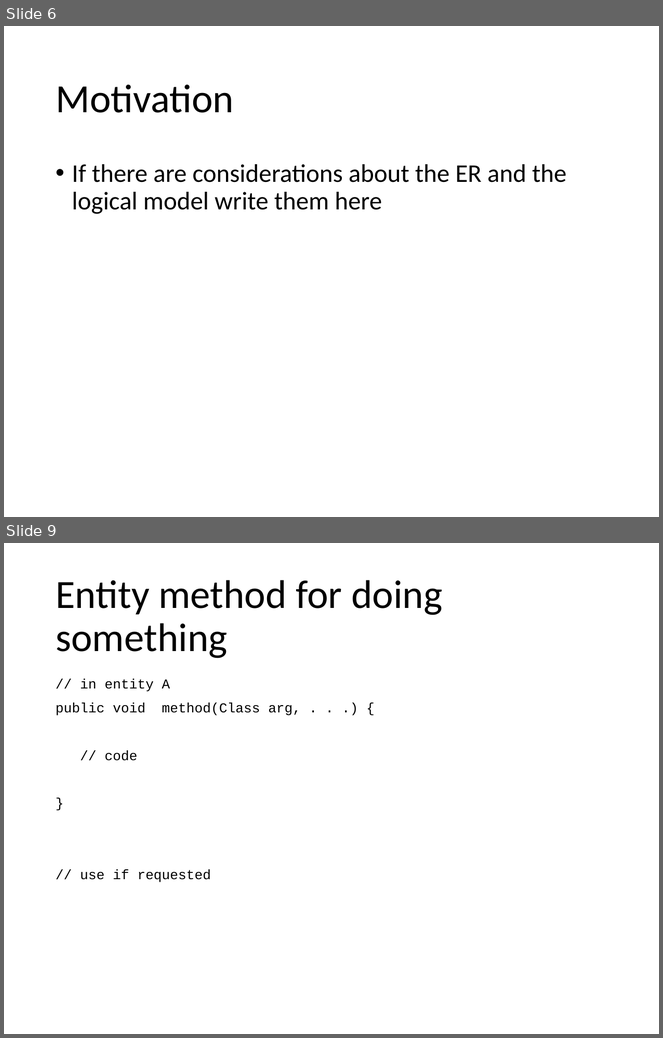
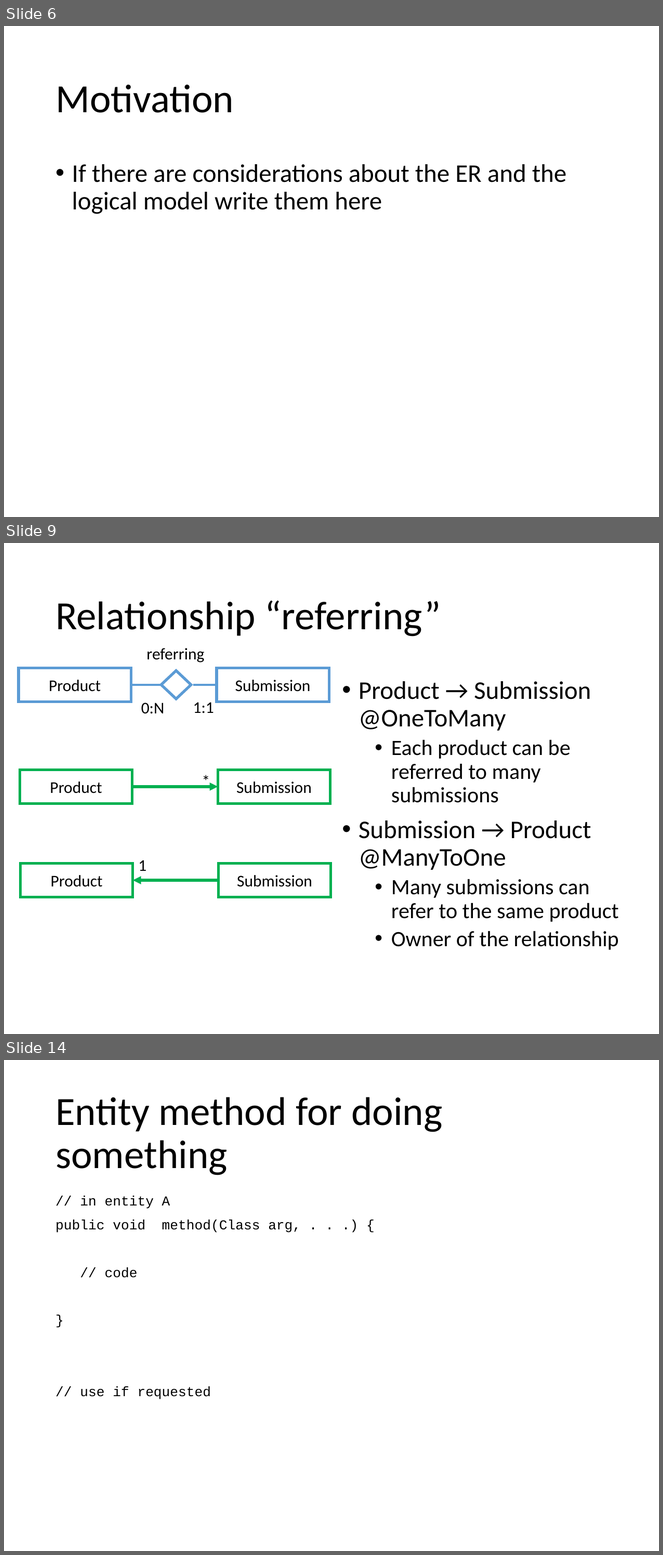
Before and after one commit to Danielededo/Gamified-marketing-application-DB2, a slide deck: Documentation/Presentation.pptx. Shown one above the other, each under a label of ours: slides 6 and 9 before the commit, slides 6, 9 and 14 after it; the slides between them are not shown. The pictures are 663x1038 and 663x1555 pixels, drawn with LibreOffice and Linux fonts; fonts in the diff are those of the drawing. Boxes give left, top, right and bottom in pixels: in the first picture for what was removed or moved away, otherwise in the second. Text is boxed around its words. In the diff, an @@ line names an element or a change of style, - is before the commit and + after.

```diff
--- a/Documentation/Presentation.pptx
+++ b/Documentation/Presentation.pptx
@@ slide 9 added at <box>4,543,659,1034</box>, background #FFFFFF @@
@@ title added at <box>55,600,441,637</box>, 44 pt, text #000000 @@
+Relationship “referring”
@@ text added at <box>146,648,204,663</box>, 18 pt, text #000000 @@
+referring
@@ rectangle added at <box>19,668,131,702</box>, fill #FFFFFF, outline #5B9BD5 3 pt, 18 pt, text #000000 @@
+Product
@@ diamond added at <box>161,671,191,700</box>, fill #FFFFFF, outline #5B9BD5 3 pt @@
@@ rectangle added at <box>217,668,330,702</box>, fill #FFFFFF, outline #5B9BD5 3 pt, 18 pt, text #000000 @@
+Submission
@@ text added at <box>359,681,619,950</box>, 24 pt, text #000000 @@
+• Product → Submission @OneToMany
+  • Each product can be referred to many submissions
+• Submission → Product @ManyToOne
+  • Many submissions can refer to the same product
+  • Owner of the relationship
@@ line added from (161, 685) to (131, 685), #5B9BD5 2.25 pt @@
@@ line added from (217, 685) to (193, 685), #5B9BD5 2.25 pt @@
@@ text added at <box>141,703,165,714</box>, 18 pt, text #000000 @@
+0:N
@@ text added at <box>193,702,214,714</box>, 18 pt, text #000000 @@
+1:1
@@ rectangle added at <box>20,770,132,804</box>, outline #00B050 3 pt, 18 pt, text #000000 @@
+Product
@@ text added at <box>195,768,217,794</box>, 18 pt, text #000000 @@
+*
@@ rectangle added at <box>218,770,331,804</box>, outline #00B050 3 pt, 18 pt, text #000000 @@
+Submission
@@ arrow added from (132, 787) to (218, 787), #00B050 3 pt @@
@@ rectangle added at <box>21,863,133,898</box>, outline #00B050 3 pt, 18 pt, text #000000 @@
+Product
@@ text added at <box>138,860,146,871</box>, 18 pt, text #000000 @@
+1
@@ rectangle added at <box>218,863,331,898</box>, outline #00B050 3 pt, 18 pt, text #000000 @@
+Submission
@@ arrow added from (218, 880) to (133, 880), #00B050 3 pt @@
@@ what was slide 9 is now slide 14 @@
```
Also in this commit, not shown: 2 slides changed, 4 other slides added.
